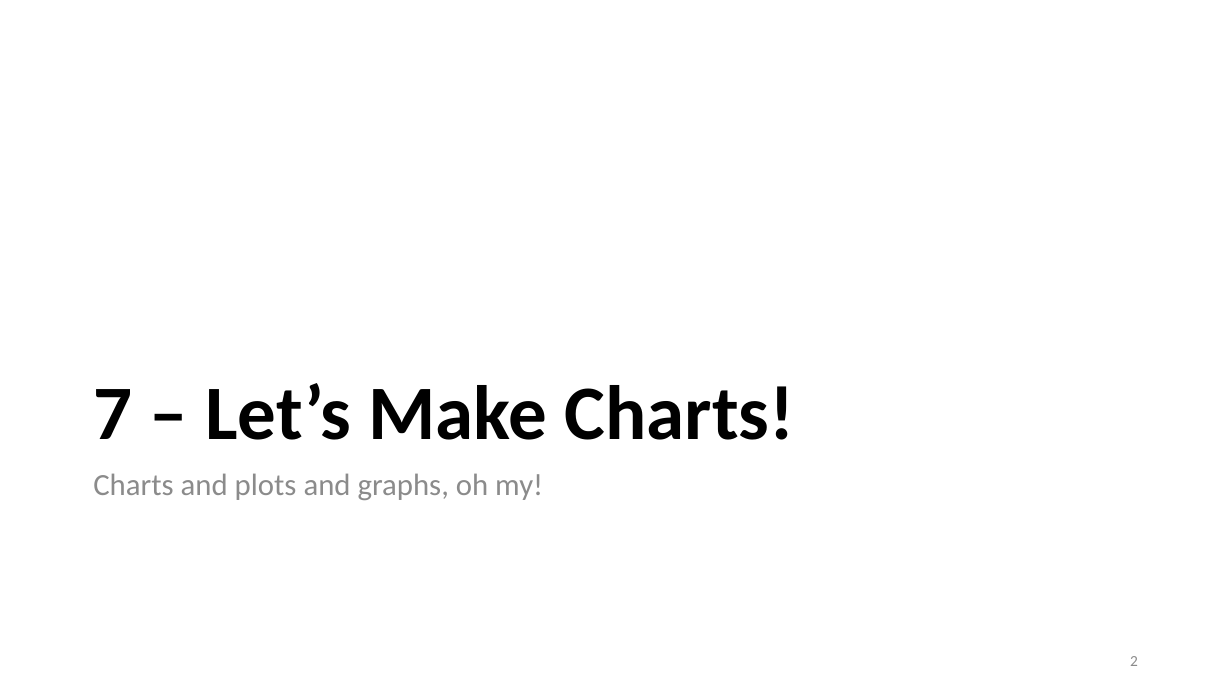
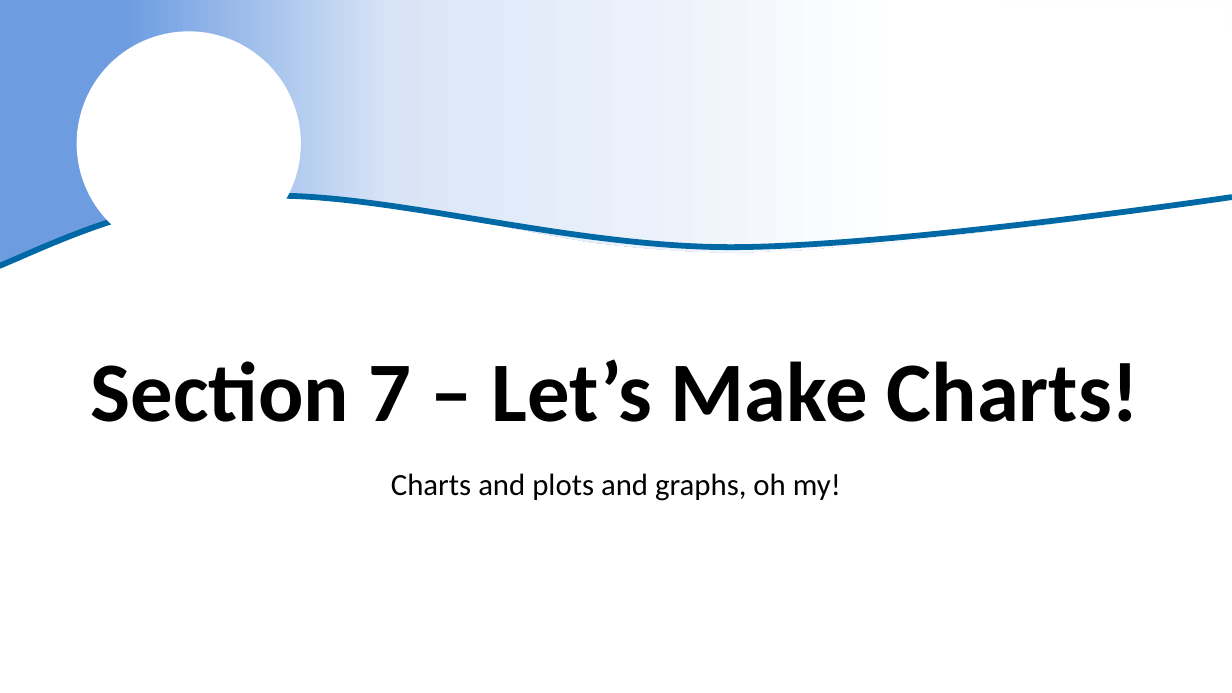
Before and after one commit to justinpriest/ADFG_R_Intro_Workshop, a slide deck: slide 1 of presentations/7 - Amazing Charts & How to Make Them.pptx (slide 2 before the commit). Drawn at 1232x693 pixels with LibreOffice and Linux fonts; fonts in the diff are those of the drawing; background and template pictures are left out. Boxes give left, top, right and bottom in pixels: in the first picture for what was removed or moved away, otherwise in the second. Text is boxed around its words. In the diff, an @@ line names an element or a change of style, - is before the commit and + after.

Commit message:
powerpoint fixes better wording in tutorial 3 intro

```diff
--- a/presentations/7 - Amazing Charts & How to Make Them.pptx
+++ b/presentations/7 - Amazing Charts & How to Make Them.pptx
@@ freeform shape added at [0,0,1232,269], fill gradient #6D9CE1 to #D9E5F7 to #FFFFFF @@
@@ ellipse added at [77,31,301,256], fill #FFFFFF @@
@@ freeform shape added at [0,196,1232,266], outline #DAE3F3 4.5 pt @@
@@ title at [91,359,1140,422]: text changed; size 60 to 66 pt @@
-7 – Let’s Make Charts!
+Section 7 – Let’s Make Charts!
@@ subtitle "Charts and plots and graphs, ...": place and size @@
-subtitle "Charts and plots and graphs, ..." at [93,473,543,500]
+subtitle "Charts and plots and graphs, ..." at [391,473,841,501]
@@ subtitle "Charts and plots and graphs, ..." at [391,473,841,501]: text colour #8C8C8C to #000000; alignment left to centre @@
@@ page number removed at [1130,656,1138,666] @@
-2
```
Also in this commit, not shown: 27 other slides changed, 2 slides removed, 8 other files.
